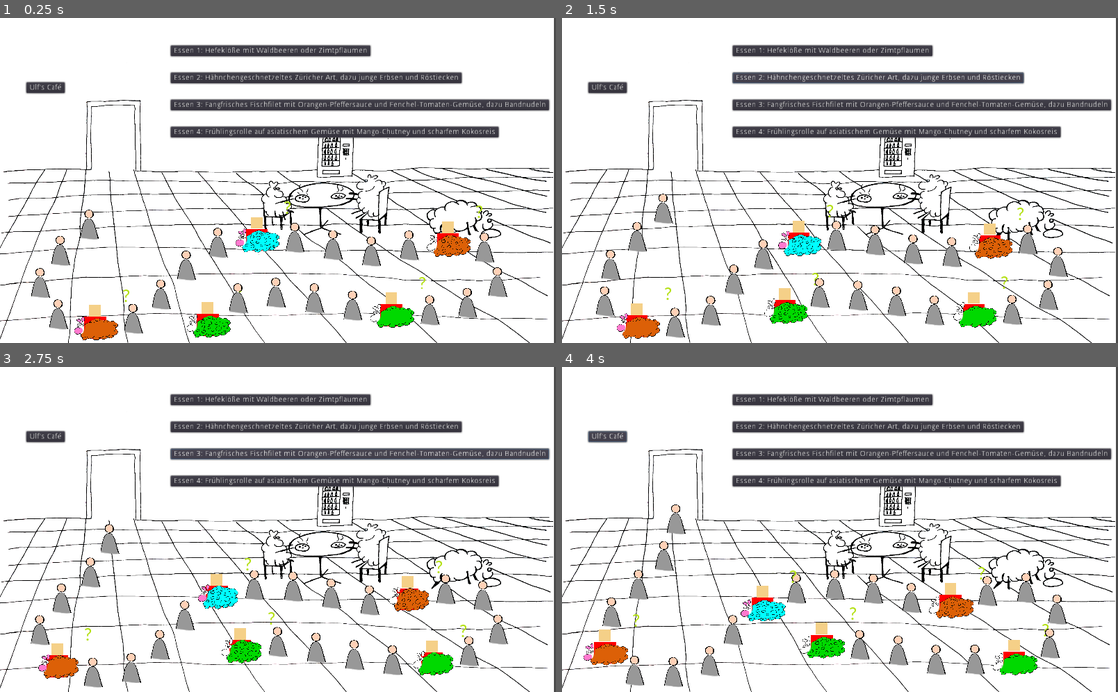
Above: before the commit, frames 1-4 (two rows, left to right).
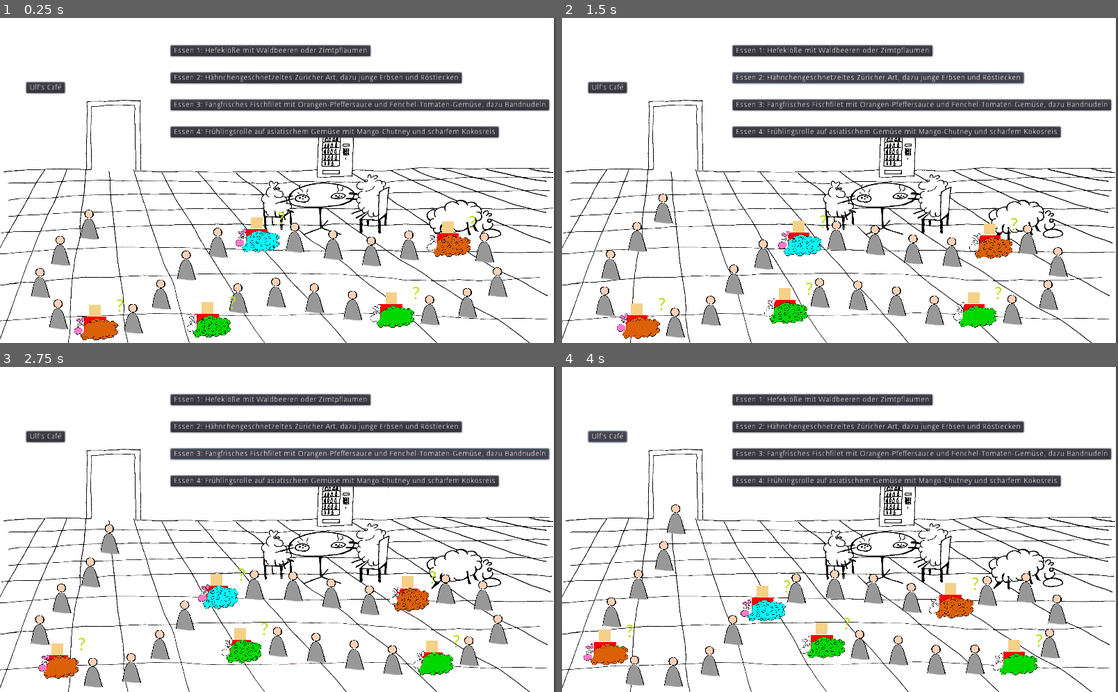
Above: after the commit, the same moments.

Repository: onsetsu/HPIGameJam
Game: Godot game, scene res://Scenes/Mensa.tscn
Two runs of this game, one before a commit and one after it. Both use one fixed random seed, a clock stepped at 60 frames per second and the inputs below.
Inputs:
- Up to frame 1 (0.25 s): no input
- Up to frame 2 (1.5 s): click "Essen 1: Hefeklöße mit Waldbe…" at 0.5 s; click "Essen 2: Hähnchengeschnetzelt…" at 1.25 s
- Up to frame 3 (2.75 s): click "Essen 3: Fangfrisches Fischfi…" at 2 s
- Up to frame 4 (4 s): click "Essen 4: Frühlingsrolle auf a…" at 2.75 s; click "Ulf's Café" at 3.5 s

The runs differ from the first frame. In frame 1, 0.1% of the frame differs, in the area x 21-87%, y 56-91%; in frame 2, 0.2%; in frame 3, 0.2%, in the area x 14-84%, y 58-88%; in frame 4, 0.2%.

Commit message:
Schaflabel im Vordergrund

Diff:
--- a/Scenes/Sheep.tscn
+++ b/Scenes/Sheep.tscn
@@ -26,12 +26,14 @@
 rect_scale = Vector2( 0.542294, 0.542294 )
 color = Color( 0.964706, 0.819608, 0.537255, 1 )
 
-[node name="assigned_dish" type="Label" parent="."]
+[node name="dish_node" type="Node2D" parent="."]
+position = Vector2( 26.0924, -61.0766 )
+z_index = 1
+
+[node name="assigned_dish" type="Label" parent="dish_node"]
 show_behind_parent = true
-margin_left = 37.9526
-margin_top = -79.9902
-margin_right = 77.9526
-margin_bottom = -40.9902
+margin_right = 40.0
+margin_bottom = 39.0
 custom_fonts/font = SubResource( 1 )
 custom_colors/font_color = Color( 0.705882, 0.882353, 0.0784314, 1 )
 text = "?"
--- a/Scripts/Sheep.gd
+++ b/Scripts/Sheep.gd
@@ -56,11 +56,11 @@
 
 	if assigned_dish:
 		if assigned_dish == 5:
-			$assigned_dish.text = 'U'
+			$dish_node/assigned_dish.text = 'U'
 		else:
-			$assigned_dish.text = str(assigned_dish)
+			$dish_node/assigned_dish.text = str(assigned_dish)
 	else:
-		$assigned_dish.text = '?'
+		$dish_node/assigned_dish.text = '?'
 
 	if not released:
 		interact()
